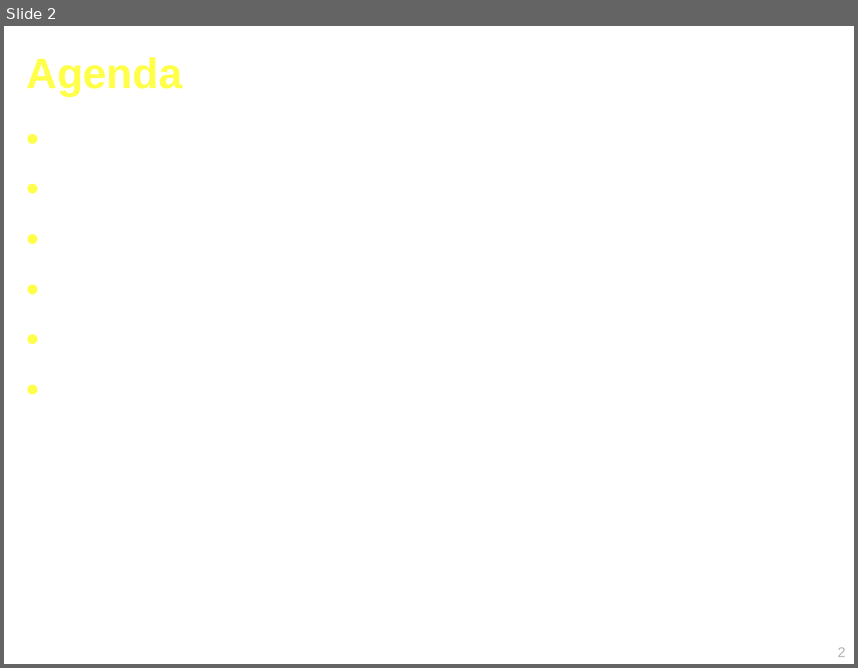
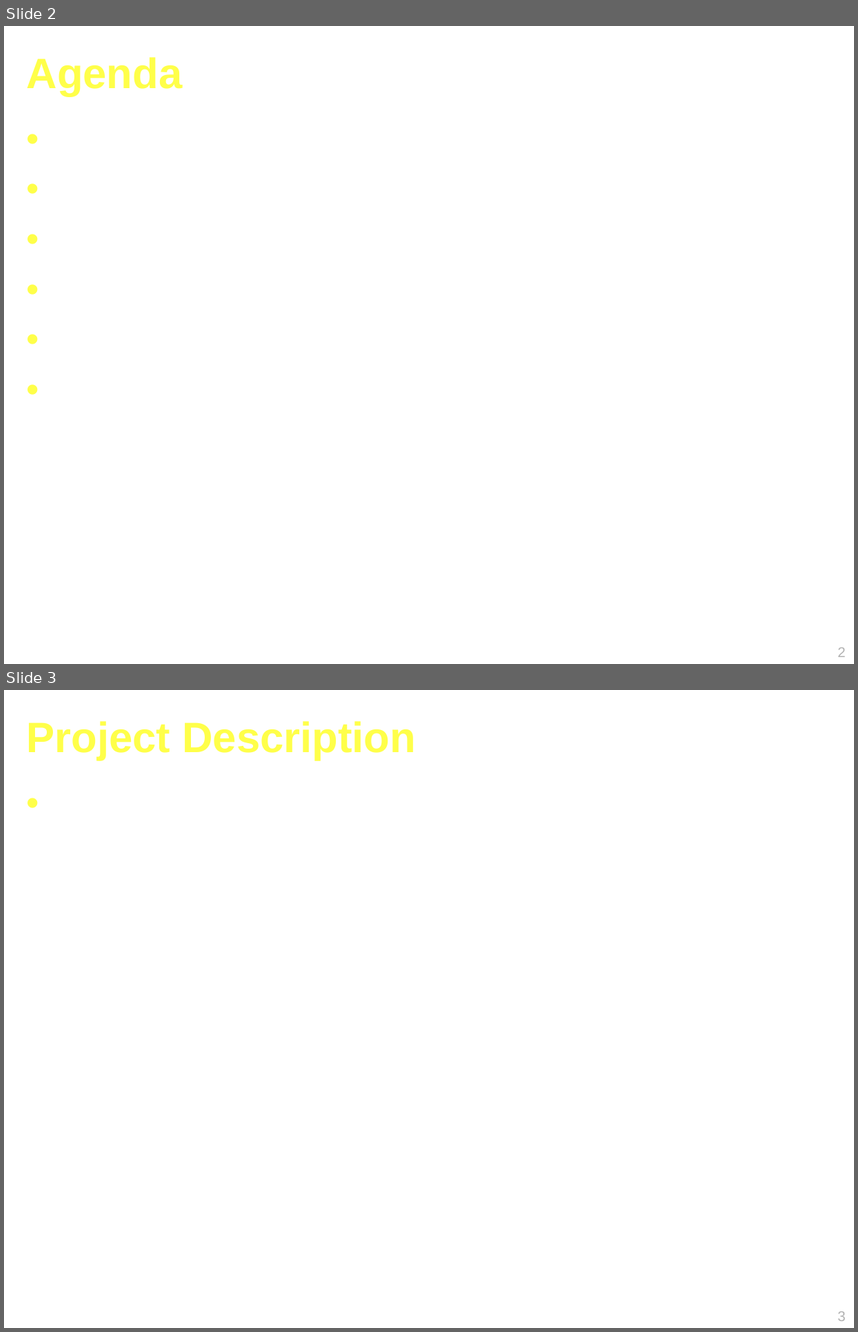
Before and after one commit to Geoffsc/psu-edu-sweng500, a slide deck: docs/presentation/sweng500-carpool-presentation.ppt. Shown one above the other, each under a label of ours: slide 2 before the commit, slides 2 and 3 after it. The pictures are 858x668 and 858x1332 pixels, drawn with LibreOffice and Linux fonts; fonts in the diff are those of the drawing. Boxes give left, top, right and bottom in pixels: in the first picture for what was removed or moved away, otherwise in the second. Text is boxed around its words. In the diff, an @@ line names an element or a change of style, - is before the commit and + after.

```diff
--- a/docs/presentation/sweng500-carpool-presentation.ppt
+++ b/docs/presentation/sweng500-carpool-presentation.ppt
@@ slide 3 added at bbox=[4, 690, 854, 1328], background #FFFFFF @@
@@ title added at bbox=[27, 721, 416, 760], 36 pt, text #FFFF49, bold @@
+Project Description
@@ page number added at bbox=[838, 1311, 845, 1321], 12 pt, text #B2B2B2 @@
+3
```
Also in this commit, not shown: 17 other slides added.
